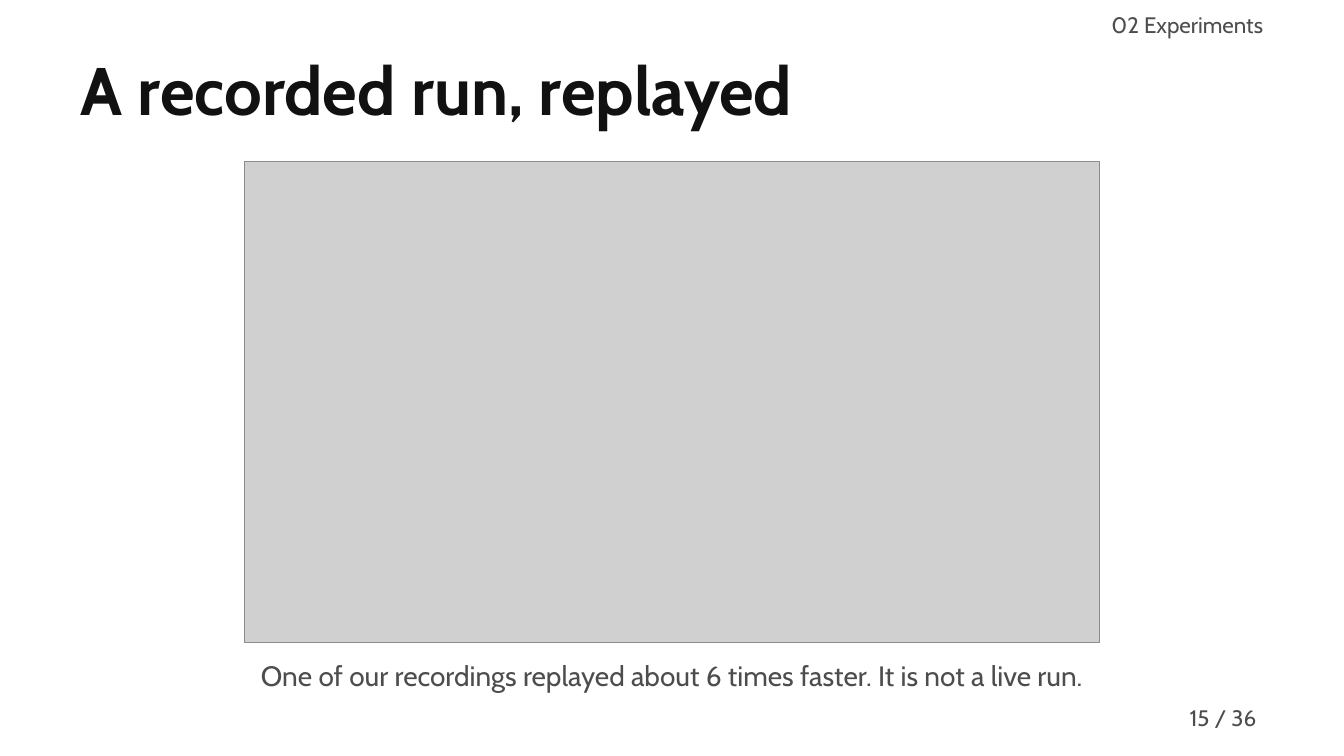
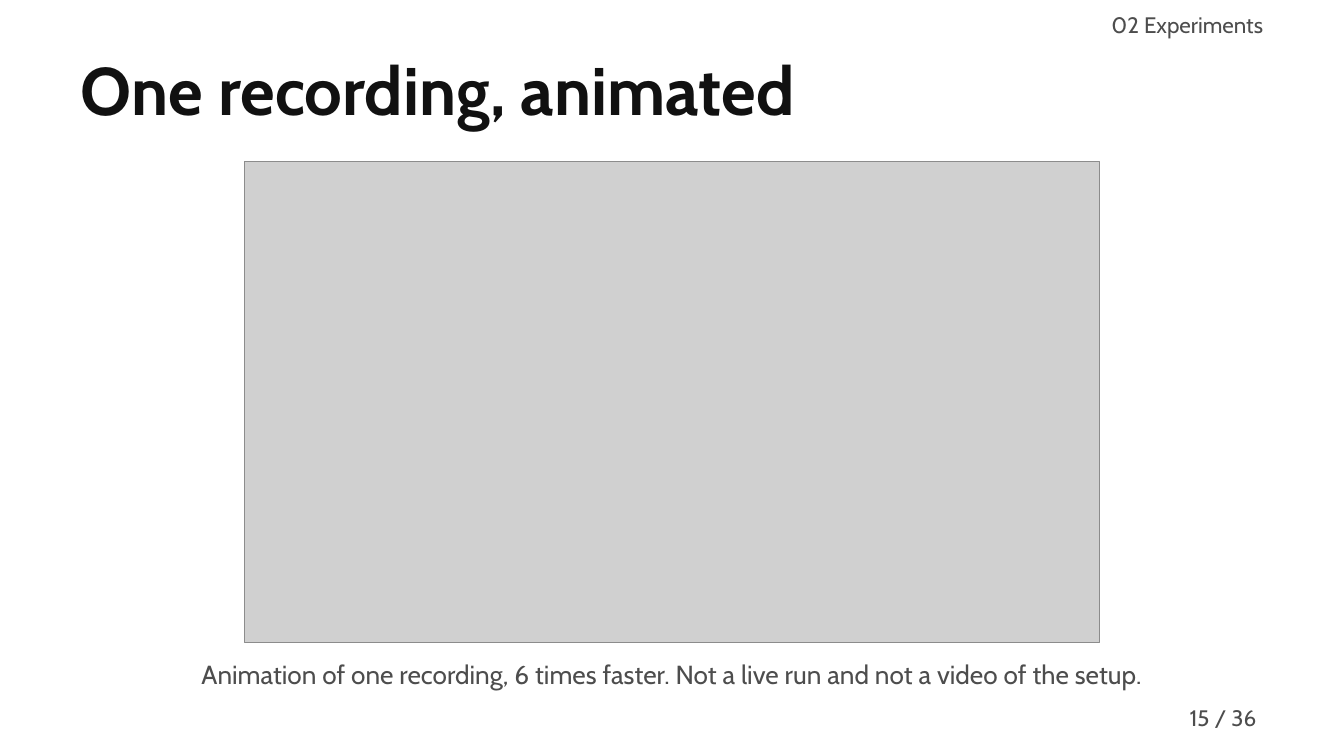
Before and after one commit to MuhammadMaazA/SamplingCW, a slide deck: slide 15 of presentation/gridlink-presentation.pptx. Drawn at 1344x756 pixels with LibreOffice and Linux fonts; fonts in the diff are those of the drawing; grey boxes stand for pictures. Boxes give left, top, right and bottom in pixels: in the first picture for what was removed or moved away, otherwise in the second. Text is boxed around its words. In the diff, an @@ line names an element or a change of style, - is before the commit and + after.

```diff
--- a/presentation/gridlink-presentation.pptx
+++ b/presentation/gridlink-presentation.pptx
@@ title at bbox=[81, 64, 795, 131]: text changed @@
-A recorded run, replayed
+One recording, animated
@@ text at bbox=[201, 664, 1142, 690]: text changed; size 15 to 14 pt @@
-One of our recordings replayed about 6 times faster. It is not a live run.
+Animation of one recording, 6 times faster. Not a live run and not a video of the setup.
```
Also in this commit, not shown: 1 other slide changed, 4 other files.
